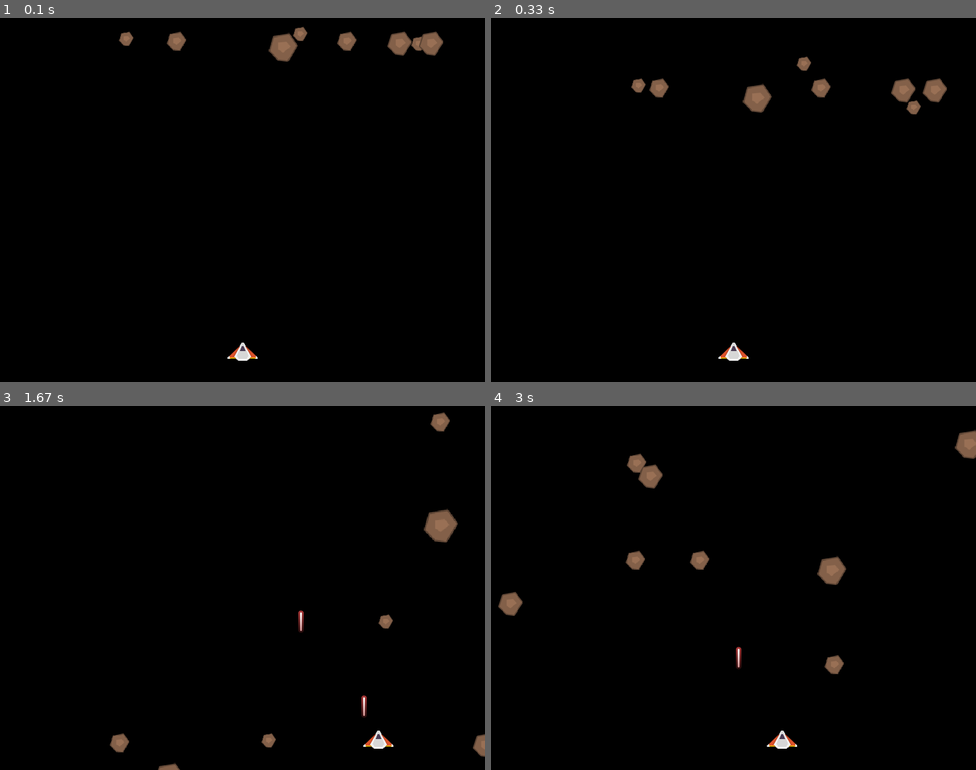
Above: before the commit, frames 1-4 (two rows, left to right).
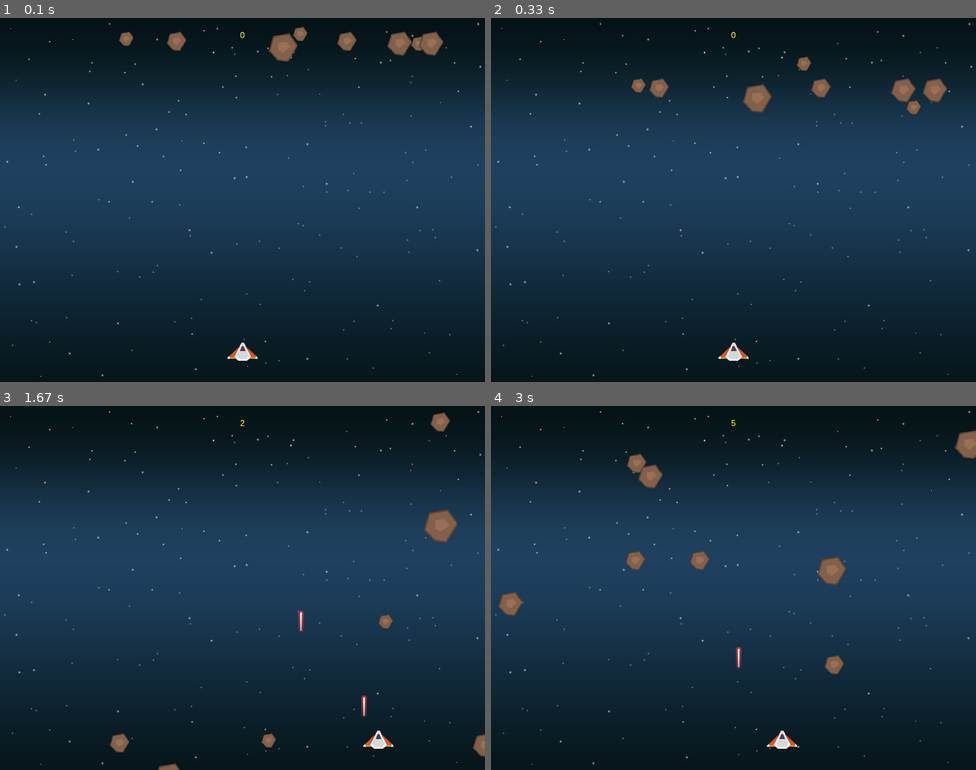
Above: after the commit, the same moments.

Repository: kylingithub/pygame_learning
Game: pygame game, started from Lesson2-remade/main.py
Same seed, same stepped clock (60 frames per second), same inputs: the game is played once before the commit and once after it.
Inputs:
- Up to frame 1 (0.1 s): no input
- Up to frame 2 (0.33 s): no input
- Up to frame 3 (1.67 s): tap Space at 0.33, 0.73, 1.03, 1.23, 1.53 s; hold Right 0.67-1.13 s; hold Right 1.17-1.63 s
- Up to frame 4 (3 s): hold Left 1.67-2.2 s; tap Space at 1.73, 2.03, 2.3, 2.6, 2.73 s; hold Left 2.23-2.63 s; hold Right from 2.67 s (still down)

The runs differ from the first frame. In frame 1, 94% of the frame differs, in the area x 0-100%, y 1-100%; in frame 2, 94%; in frame 3, 94%; in frame 4, 94%.

Commit message:
add background and score

Diff:
--- a/Lesson2-remade/main.py
+++ b/Lesson2-remade/main.py
@@ -20,17 +20,18 @@
 
 img_dir = path.join(path.dirname(__file__), 'img')
 sound_dir = path.join(path.dirname(__file__), 'sound')
+font_name = pygame.font.match_font('arial')
 pygame.init()
 pygame.mixer.init()
+pygame.mixer.music.load(path.join(sound_dir, "bgm.mp3"))
+pygame.mixer.music.play(-1)
 
 
 class Player(pygame.sprite.Sprite):
     def __init__(self, x, y):
         pygame.sprite.Sprite.__init__(self)
-        image = pygame.image.load(path.join(img_dir,"ship.png"))
-        self.image = pygame.transform.scale(image,(50,30))
-
-
+        image = pygame.image.load(path.join(img_dir, "ship.png"))
+        self.image = pygame.transform.scale(image, (50, 30))
         self.rect = self.image.get_rect()
         self.rect.centerx = x
         self.rect.centery = y
@@ -42,7 +43,6 @@
     def keyEventHandling(self):
         keystate = pygame.key.get_pressed()
         if keystate[pygame.K_LEFT]:
-            # print("move left")
             player.move(-self.speedx, 0)
         if keystate[pygame.K_RIGHT]:
             player.move(self.speedx, 0)
@@ -56,8 +56,8 @@
     def __init__(self):
         pygame.sprite.Sprite.__init__(self)
         self.size = random.randrange(3, 8)
-        image = pygame.image.load(path.join(img_dir,"meteor.png"))
-        self.image = pygame.transform.scale(image,(self.size * 8, self.size * 8))
+        image = pygame.image.load(path.join(img_dir, "meteor.png"))
+        self.image = pygame.transform.scale(image, (self.size * 8, self.size * 8))
 
         self.rect = self.image.get_rect()
         self.rect.x = random.randrange(0, WIDTH)
@@ -76,10 +76,8 @@
 class Bullet(pygame.sprite.Sprite):
     def __init__(self, posx, posy):
         pygame.sprite.Sprite.__init__(self)
-        # self.image = pygame.Surface((5, 20))
-        # self.image.fill(YELLOW)
 
-        self.image = pygame.image.load(path.join(img_dir,"laser_gun.png"))
+        self.image = pygame.image.load(path.join(img_dir, "laser_gun.png"))
         self.rect = self.image.get_rect()
         self.rect.centerx = posx
         self.rect.centery = posy
@@ -91,8 +89,16 @@
             self.kill()
 
 
+def newMeteor():
+    global all_sprites
+    m = Meteor()
+    meteors.add(m)
+    all_sprites.add(m)
+
 
 screen = pygame.display.set_mode((WIDTH, HEIGHT))
+bg = pygame.image.load(path.join(img_dir,'background.png'))
+bg_rect = bg.get_rect()
 clock = pygame.time.Clock()
 
 meteors = pygame.sprite.Group()
@@ -101,16 +107,8 @@
 
 last_shot = pygame.time.get_ticks()
 now = 0
-
+score = 0
 player = Player(WIDTH / 2, HEIGHT - 50)
-
-
-def newMeteor():
-    global all_sprites
-    m = Meteor()
-    meteors.add(m)
-    all_sprites.add(m)
-
 
 for i in range(8):
     newMeteor()
@@ -119,6 +117,7 @@
 all_sprites.add(player)
 all_sprites.add(meteors)
 running = True
+sound_pew = pygame.mixer.Sound(path.join(sound_dir, "pew.wav"))
 
 
 def check_shoot():
@@ -129,6 +128,7 @@
         if now - last_shot > SHOT_DELAY:
             last_shot = now
             bullet = Bullet(player.rect.centerx, player.rect.top)
+            sound_pew.play()
             bullets.add(bullet)
             all_sprites.add(bullet)
 
@@ -139,21 +139,30 @@
     if hits:
         for hit in hits:
             hit.kill()
-            print("check_meteor_hit_player")
+            # print("check_meteor_hit_player")
             newMeteor()
             running = False
 
 
 def check_bullets_hit_meteor():
+    global  score
     hits = pygame.sprite.groupcollide(bullets, meteors, True, True, pygame.sprite.collide_rect_ratio(1))
-
     if hits:
         for hit in hits:
             hit.kill()
-            print("check_bullets_hit_meteor")
+            score += 1
+            # print("check_bullets_hit_meteor")
             newMeteor()
             # TODO explosion
-            # TODO add score
+
+
+def draw_score():
+    font = pygame.font.Font(font_name, 14)
+    text_surface = font.render(str(score), True, YELLOW)
+    text_rect = text_surface.get_rect()
+    text_rect.midtop = (WIDTH/2, 20)
+    screen.blit(text_surface, text_rect)
+    pass
 
 
 while running:
@@ -179,7 +188,10 @@
     all_sprites.update()
 
     # draw on screen
-    screen.fill(BLACK)
+
+    # screen.fill(BLACK)
+    screen.blit(bg,bg_rect)
+    draw_score()
     all_sprites.draw(screen)
     # flip to display
     pygame.display.flip()
Binary file added: Lesson2-remade/img/background.png
